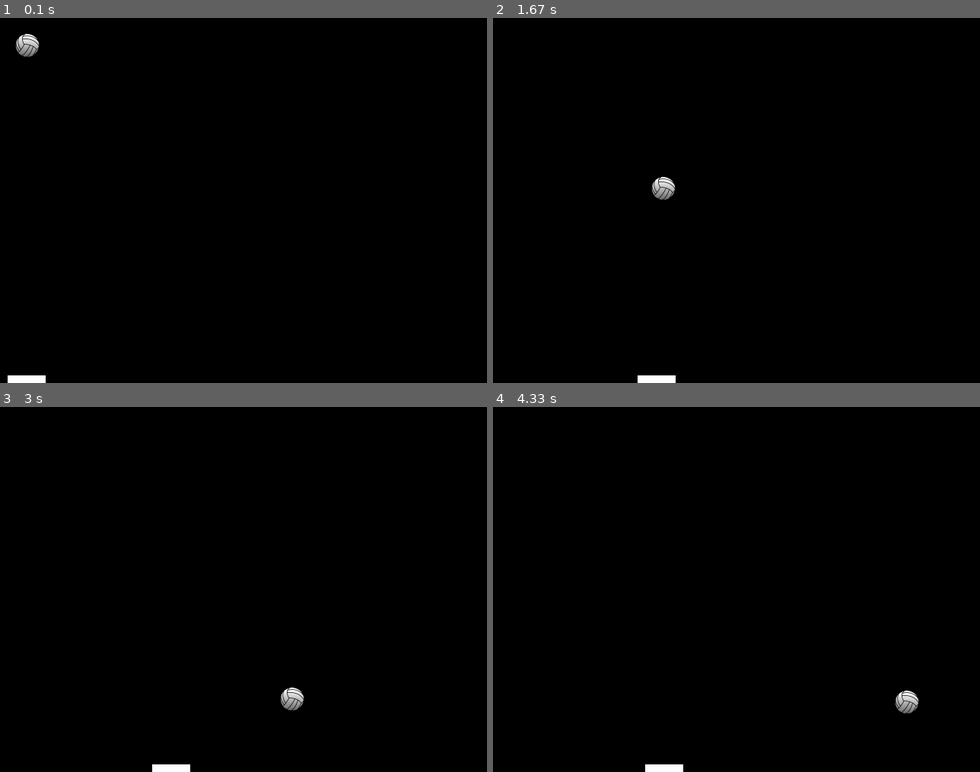
Above: before the commit, frames 1-4 (two rows, left to right).
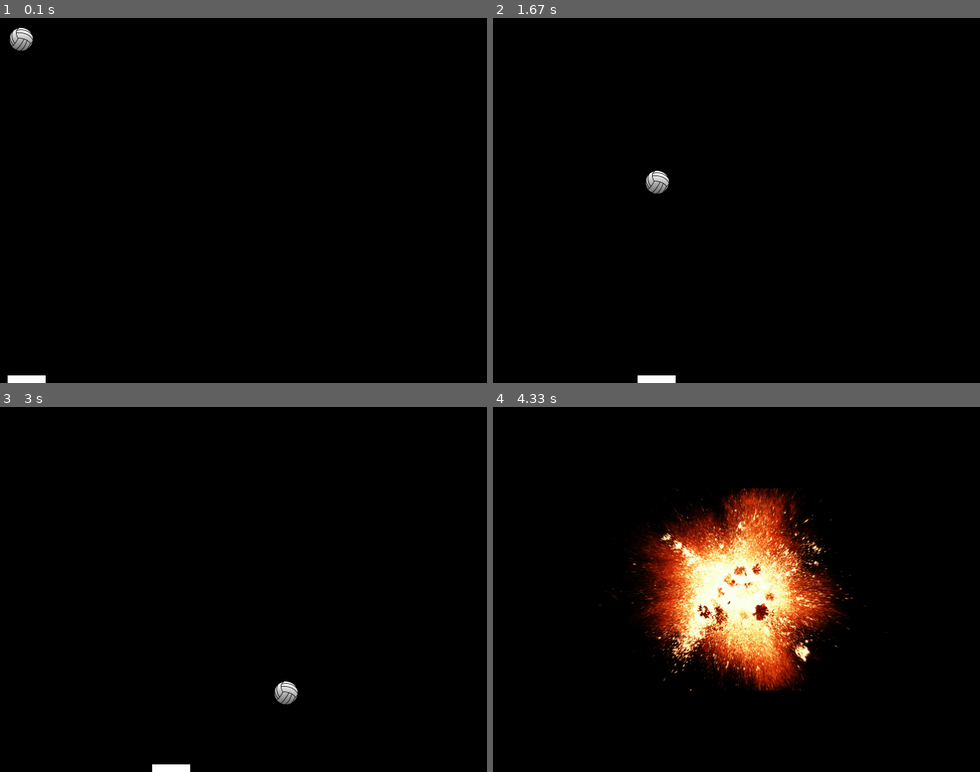
Above: after the commit, the same moments.

Repository: petrkodl/pygame
Game: pygame game, started from game.py
Same seed, same stepped clock (60 frames per second), same inputs: the game is played once before the commit and once after it.
Inputs:
- Up to frame 1 (0.1 s): no input
- Up to frame 2 (1.67 s): hold Right 0.33-0.8 s; hold Right 0.83-1.3 s; hold Left from 1.33 s (still down)
- Up to frame 3 (3 s): release Left at 1.87 s; hold Left 1.9-2.3 s; hold Right 2.33-2.97 s
- Up to frame 4 (4.33 s): hold Left 3-3.47 s; hold Right 3.5-3.97 s

The runs differ from the first frame. In frame 1, 0.3% of the frame differs, in the area x 1-9%, y 2-11%; in frame 2, 0.3%; in frame 3, 0.3%; in frame 4, 16%, in the area x 21-88%, y 22-100%.

Commit message:
added explosion

Diff:
--- a/game.py
+++ b/game.py
@@ -1,16 +1,21 @@
 #!/usr/bin/env python3.6
 import sys, pygame
+
 pygame.init()
 
 size = width, height = 640, 480
 speed = [2, 2]
 black = 0, 0, 0
 white = 255,255,255
+clock = pygame.time.Clock()
 
 screen = pygame.display.set_mode(size)
 
 ball = pygame.image.load("ball.png")
+bomb = pygame.image.load("explosion.png")
 ballrect = ball.get_rect()
+bombrect = bomb.get_rect()
+explosion= pygame.mixer.Sound("bomb.wav")
 
 padx = 10
 pady = 470
@@ -28,9 +33,22 @@
     ballrect = ballrect.move(speed)
     if ballrect.left < 0 or ballrect.right > width:
         speed[0] = -speed[0]
-    if ballrect.top < 0 or ballrect.bottom > height:
+    if ballrect.top < 0:
         speed[1] = -speed[1]
+    if ballrect.bottom > height-5:
+        if abs((padx + 25)-.5 * (ballrect.left + ballrect.right)) < 25:
+            speed[1] = -speed[1]
+        else:
+            screen.fill(black)
+            xx = (width - bombrect.width)/2
+            yy = (height- bombrect.height)/2
+            screen.blit(bomb,(xx,yy))
+            pygame.display.flip()
+            explosion.play()
+            pygame.time.wait(3000)
+            sys.exit(0)
     screen.fill(black)
     screen.blit(ball, ballrect)
     pygame.draw.rect(screen, white, (padx, pady, 50, 10))
     pygame.display.flip()
+    clock.tick(60)
Binary file added: explosion.png
Not shown, added: bomb.wav
